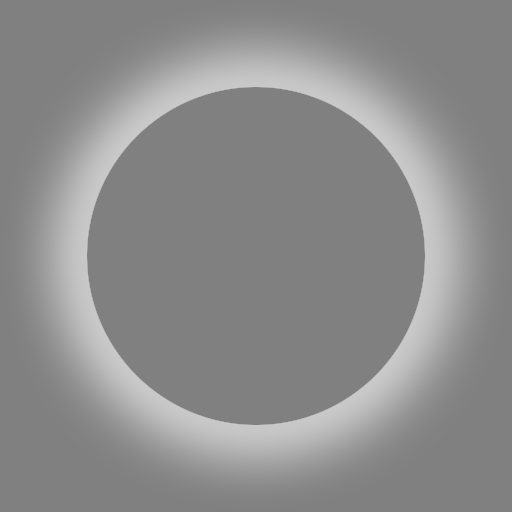
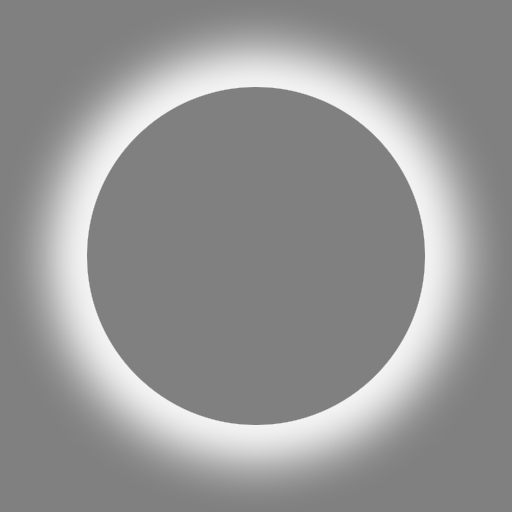
Two versions of the same layered image (512x512). Layer-by-layer changes:
painted on "Эллипс 1 копия", unmasked it over <box>87,87,425,425</box>
